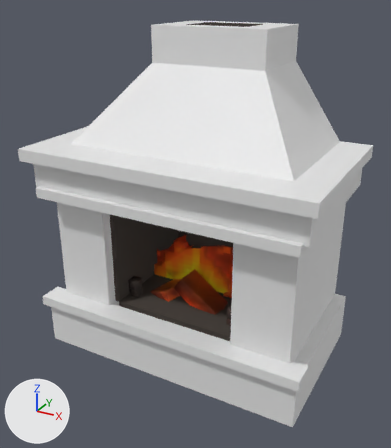
The glTF model src/game/models/castle/props/kitchen-fireplace.glb: old version first, new version second.
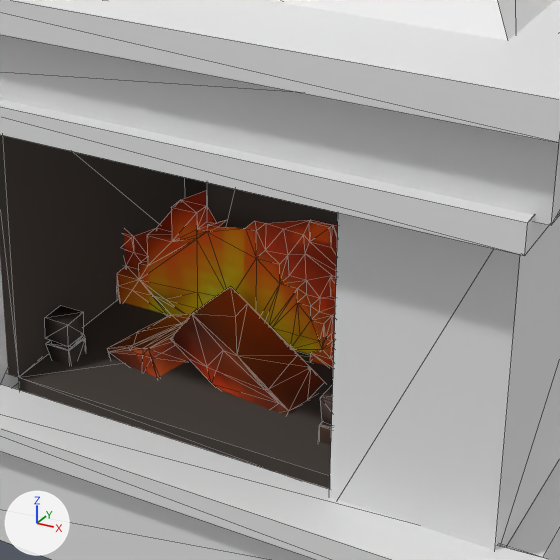
Each version is shown whole from a camera (50 mm lens) standing at (1.218, -2.253, 1.816) and looking at (0.014, -0.064, 0.721), then close up on the part from 29% to 80% of the width and 37% to 82% of the height. The axes (+X, +Y, +Z) are drawn at lower left. The lights are the same throughout. The last two pictures show the newer version. The close-ups show mesh edges as thin lines. Vertices at exactly the same position are counted once.

In view in the first close-up: 'Castle fireplace masonry surround and hood', 'Continuous soot-dark flue lining', 'Firebox ember floor', 'Firebox left soot lining', 'Mantel lower moulding', 'Mantel projecting cap', 'Preserved hearth logs and soot', 'Raised hearth lip' and 1 more.
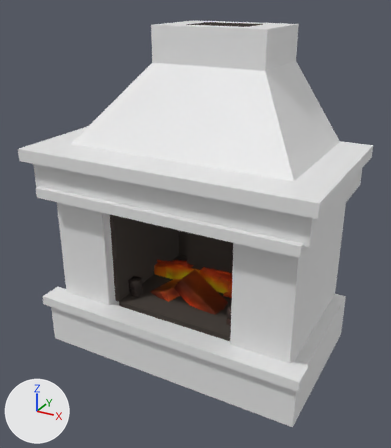
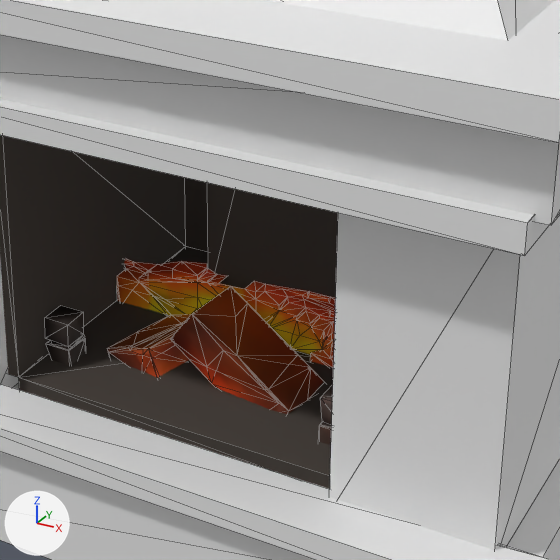
Pixel boxes [x1, y1, x2, y2] of what changed, in the close-ups (560 x 560 px; the box of a moved part takes in the faces that stretch with it):
'Preserved hearth logs and soot', reshaped
    before: [45, 191, 338, 445]
    after: [45, 258, 335, 445]
part 1 of me_meshes_0__001, moved or reshaped
    before: [117, 191, 338, 342]
    after: [117, 258, 335, 342]
'Continuous soot-dark flue lining', unchanged, uncovered by the edit
    before: [207, 183, 338, 228]
    after: [207, 183, 338, 298]
'Firebox back soot lining', unchanged, uncovered by the edit
    before: [185, 177, 208, 207]
    after: [185, 177, 208, 252]

Diff of the bpy script that builds the scene:
```diff
--- a/src/game/models/castle/props/kitchen-fireplace.glb.py
+++ b/src/game/models/castle/props/kitchen-fireplace.glb.py
@@ me_meshes_0__001 @@
 # used by ob_preserved_hearth_logs_and_soot; location = (0.0, 0.0, 0.0)
-me_meshes_0__001.from_pydata(...)  # 446 vertices, 750 faces; spans x -0.429..0.427, y -0.204..0.407, z 0.177..0.568
+me_meshes_0__001.from_pydata(...)  # 446 vertices, 750 faces; spans x -0.429..0.427, y -0.204..0.407, z 0.177..0.414
+# me_meshes_0__001 part 1: all 83 vertices in x -0.376..0.377, y 0.056..0.095, z 0.342..0.564 are scaled about their middle by (1, 1, 0.28), then moved by (0.0, 0.0, -0.082)
+# other edits to the shape of me_meshes_0__001 do not show in these pictures
 me_meshes_0__001.materials.append(mat_tripo_material_6332b610_d954_4b39_9acd_9ccbd900e18a_001)
```
